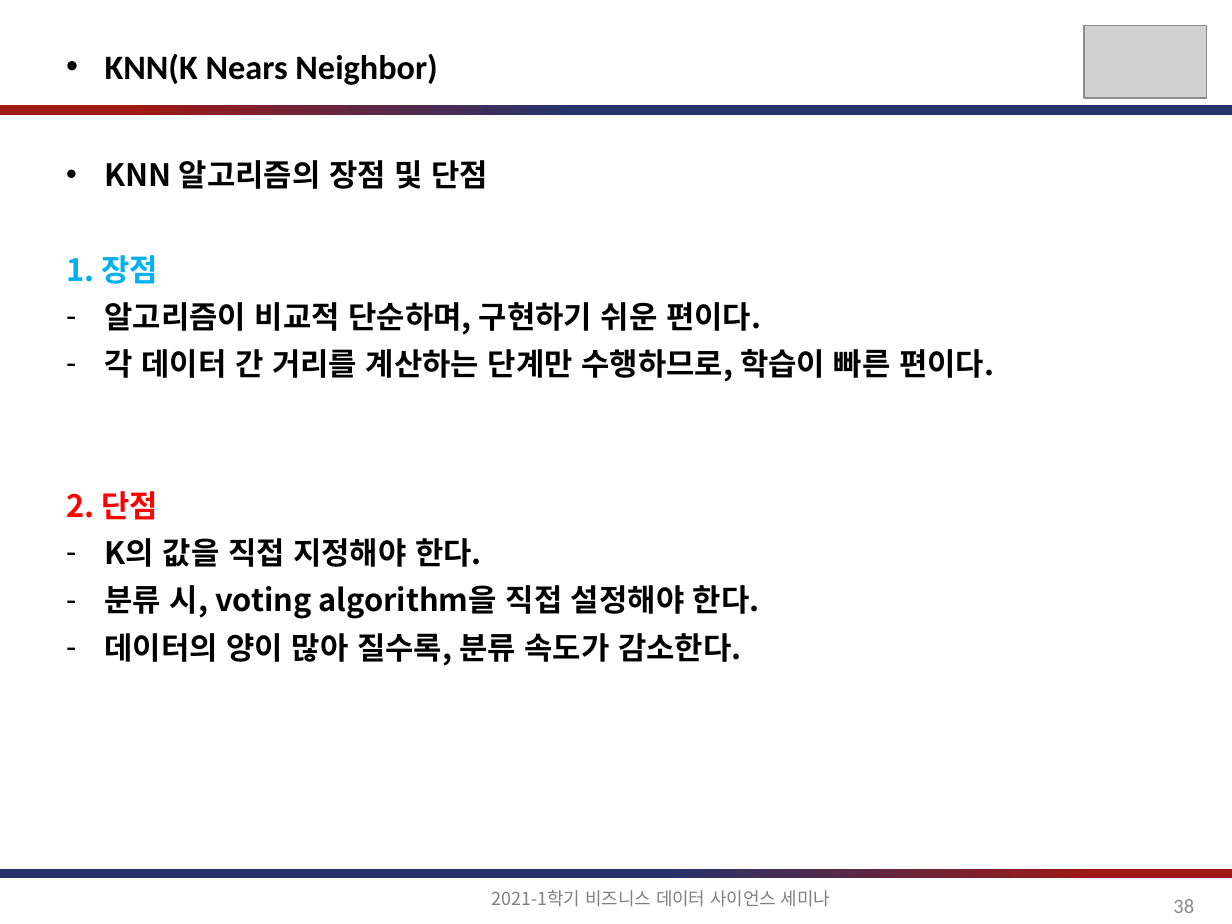
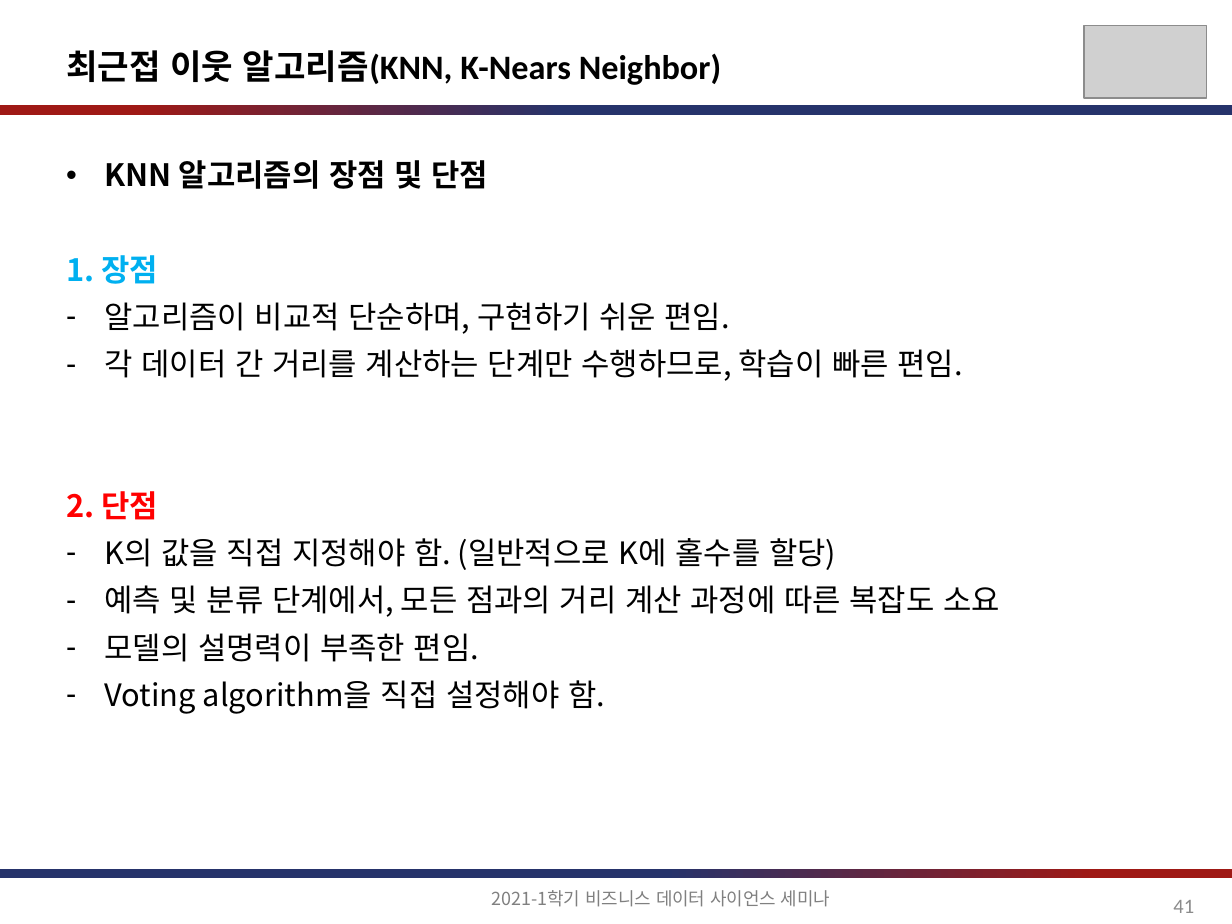
Before and after one commit to jihoahn9303/Seminar_For_Business_DS, a slide deck: slide 41 of document/비즈니스를_위한_데이터과학_6장.pptx (slide 38 before the commit). Drawn at 1232x924 pixels with LibreOffice and Linux fonts; fonts in the diff are those of the drawing; grey boxes stand for pictures. Boxes give left, top, right and bottom in pixels: in the first picture for what was removed or moved away, otherwise in the second. Text is boxed around its words. In the diff, an @@ line names an element or a change of style, - is before the commit and + after.

```diff
--- a/document/비즈니스를_위한_데이터과학_6장.pptx
+++ b/document/비즈니스를_위한_데이터과학_6장.pptx
@@ text at (x1=66, y1=50, x2=721, y2=85): text changed @@
-• KNN(K Nears Neighbor)
+최근접 이웃 알고리즘(KNN, K-Nears Neighbor)
@@ text at (x1=105, y1=302, x2=962, y2=381): text changed; bold off @@
-– 알고리즘이 비교적 단순하며, 구현하기 쉬운 편이다.
-– 각 데이터 간 거리를 계산하는 단계만 수행하므로, 학습이 빠른 편이다.
+– 알고리즘이 비교적 단순하며, 구현하기 쉬운 편임.
+– 각 데이터 간 거리를 계산하는 단계만 수행하므로, 학습이 빠른 편임.
@@ text at (x1=105, y1=538, x2=1000, y2=714): text changed; bold off @@
-– K의 값을 직접 지정해야 한다.
-– 분류 시, voting algorithm을 직접 설정해야 한다.
-– 데이터의 양이 많아 질수록, 분류 속도가 감소한다.
+– K의 값을 직접 지정해야 함. (일반적으로 K에 홀수를 할당)
+– 예측 및 분류 단계에서, 모든 점과의 거리 계산 과정에 따른 복잡도 소요
+– 모델의 설명력이 부족한 편임.
+– Voting algorithm을 직접 설정해야 함.
@@ page number at (x1=1173, y1=900, x2=1194, y2=913): text changed @@
-38
+41
```
Also in this commit, not shown: 36 other slides changed, 4 slides added, 1 slide removed.
